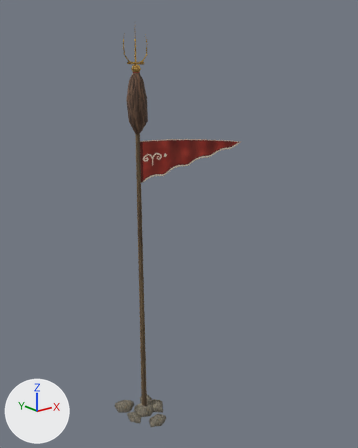
The glTF model ordo/assets/models/kipchak/tug_lod1.glb, before and after one commit.
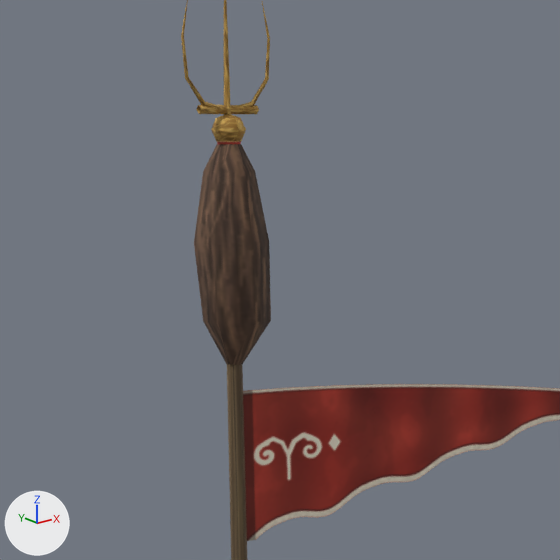
Old and new are each drawn whole from a 50 mm camera at (-6.05, -8.98, 8.42) aimed at (1.23, 0.11, 4.78) and again close up on the part from 20% to 64% of the width and 7% to 42% of the height. Lighting does not change. The marker at lower left points along +X, +Y and +Z. The last two pictures show the newer version. Vertices at exactly the same position are counted once.

In view in the first close-up: 'Pennant', 'Tug'.
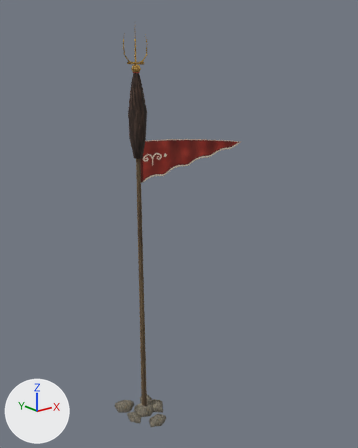
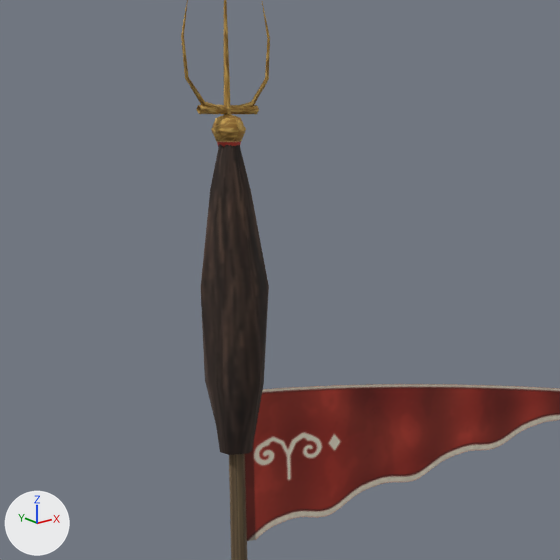
Pixel boxes [x1, y1, x2, y2] of what changed, in the close-ups (560 x 560 px; the box of a moved part takes in the faces that stretch with it):
'Tug', reshaped
    before: [181, 0, 271, 560]
    after: [181, 0, 270, 560]
part 1 of me_tug, moved or reshaped
    before: [194, 144, 271, 365]
    after: [201, 144, 269, 455]
part 2 of me_tug, surface changed
    before: [204, 144, 224, 170]
    after: [239, 145, 250, 190]

Patch to the scene script:
```diff
--- a/ordo/assets/models/kipchak/tug_lod1.glb.py
+++ b/ordo/assets/models/kipchak/tug_lod1.glb.py
@@ me_tug @@
 # used by ob_tug; location = (0.0, 0.0, 0.0)
-me_tug.from_pydata(...)  # 242 vertices, 336 faces; spans x -0.55..0.52, y -0.72..0.66, z 0.0..9.35
+me_tug.from_pydata(...)  # 247 vertices, 344 faces; spans x -0.55..0.52, y -0.72..0.66, z 0.0..9.35
+# me_tug part 1
+# 17 vertices are removed from x 0.0..0.2, y -0.22..0.15, z 7.09..8.34
+# 47 faces are deleted
+# 18 vertices move from x -0.19..0.18, y -0.1..0.23, z 7.09..8.34 to x -0.13..0.17, y -0.13..0.21, z 6.57..8.34
+# 22 vertices are added at x -0.19..0.06, y -0.24..0.19, z 6.57..8.34
+# 55 new faces join them
+# me_tug part 2: 1 kept faces spanning x 0.0..0.09, y -0.12..-0.04, z 8.09..8.34 get new texture (UV) coordinates
 me_tug.materials.append(mat_kipchak)
```
